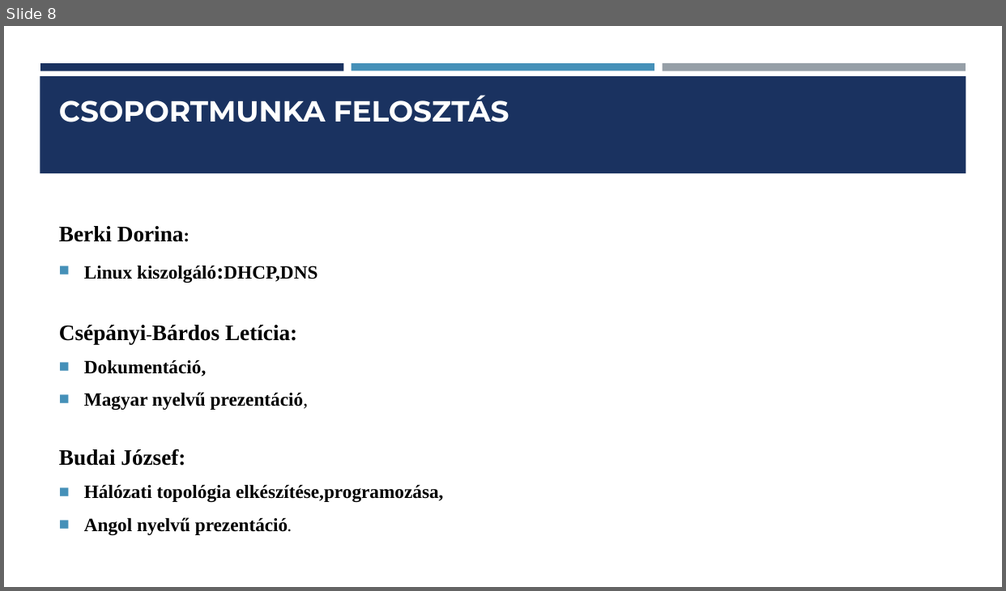
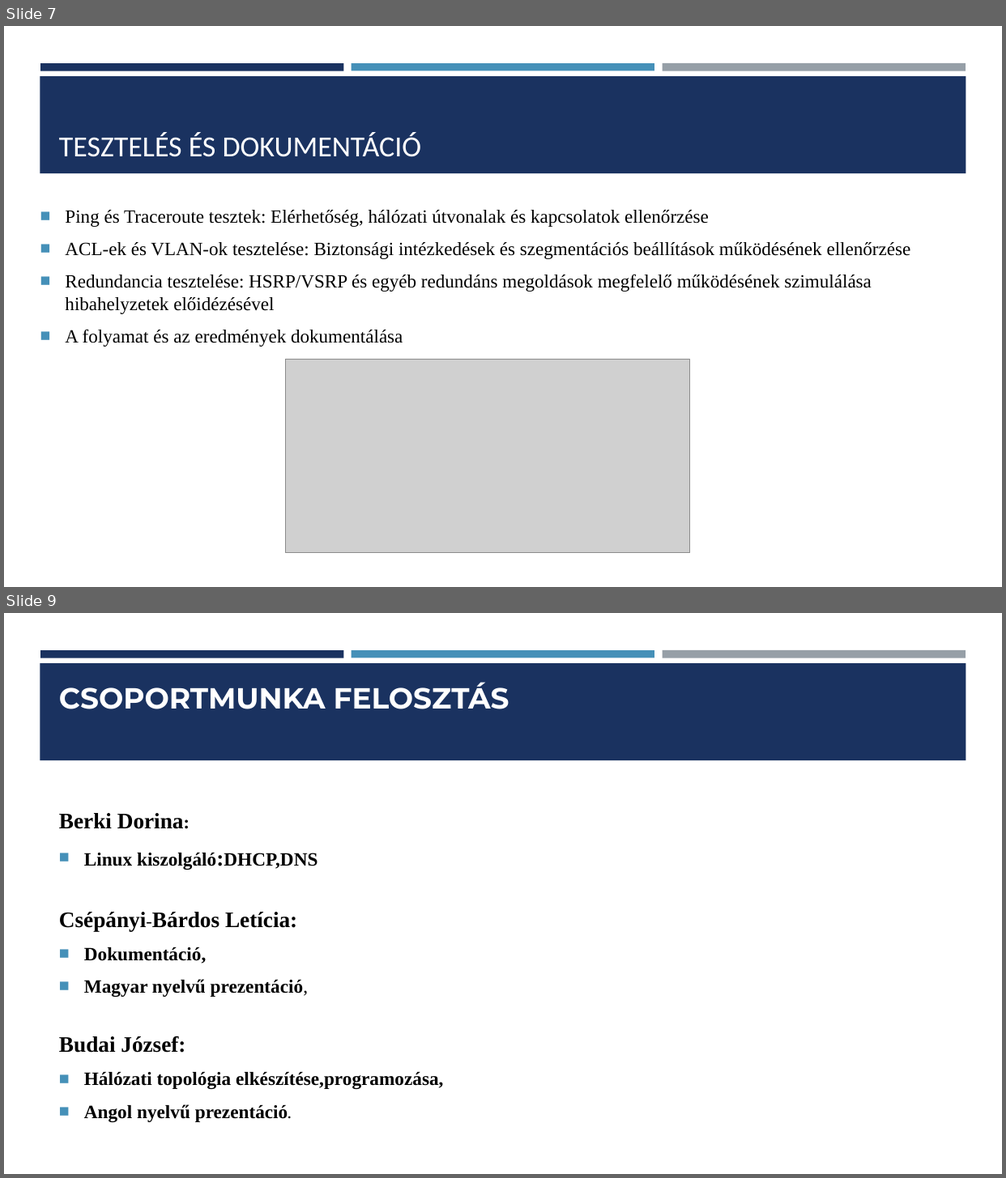
Before and after one commit to Dorina1200/vizsga, a slide deck: vizsga1/Hálózati Infrastruktúra Tervezése és Kivitelezése ppt.pptx. Shown one above the other, each under a label of ours: slide 8 before the commit, slides 7 and 9 after it; the slides between them are not shown. The pictures are 1006x591 and 1006x1178 pixels, drawn with LibreOffice and Linux fonts; fonts in the diff are those of the drawing; grey boxes stand for pictures. Boxes give left, top, right and bottom in pixels: in the first picture for what was removed or moved away, otherwise in the second. Text is boxed around its words. In the diff, an @@ line names an element or a change of style, - is before the commit and + after.

```diff
--- a/vizsga1/Hálózati Infrastruktúra Tervezése és Kivitelezése ppt.pptx
+++ b/vizsga1/Hálózati Infrastruktúra Tervezése és Kivitelezése ppt.pptx
@@ slide 7 added at bbox=[4, 26, 1002, 587], background #FFFFFF; not listed: 4 template elements that a slide beside it also shows @@
@@ title added at bbox=[59, 132, 422, 157], 28 pt, text #FFFFFF @@
+TESZTELÉS ÉS DOKUMENTÁCIÓ
@@ text added at bbox=[65, 210, 911, 347], 18 pt, text #000000 @@
+■ Ping és Traceroute tesztek: Elérhetőség, hálózati útvonalak és kapcsolatok ellenőrzése
+■ ACL-ek és VLAN-ok tesztelése: Biztonsági intézkedések és szegmentációs beállítások működésének ellenőrzése
+■ Redundancia tesztelése: HSRP/VSRP és egyéb redundáns megoldások megfelelő működésének szimulálása hibahelyzetek előidézésével
+■ A folyamat és az eredmények dokumentálása
@@ picture added at bbox=[286, 360, 691, 553] @@
@@ what was slide 8 is now slide 9 @@
```
Also in this commit, not shown: 2 slides changed, 2 other slides added, 2 slides removed, 1 other file.
